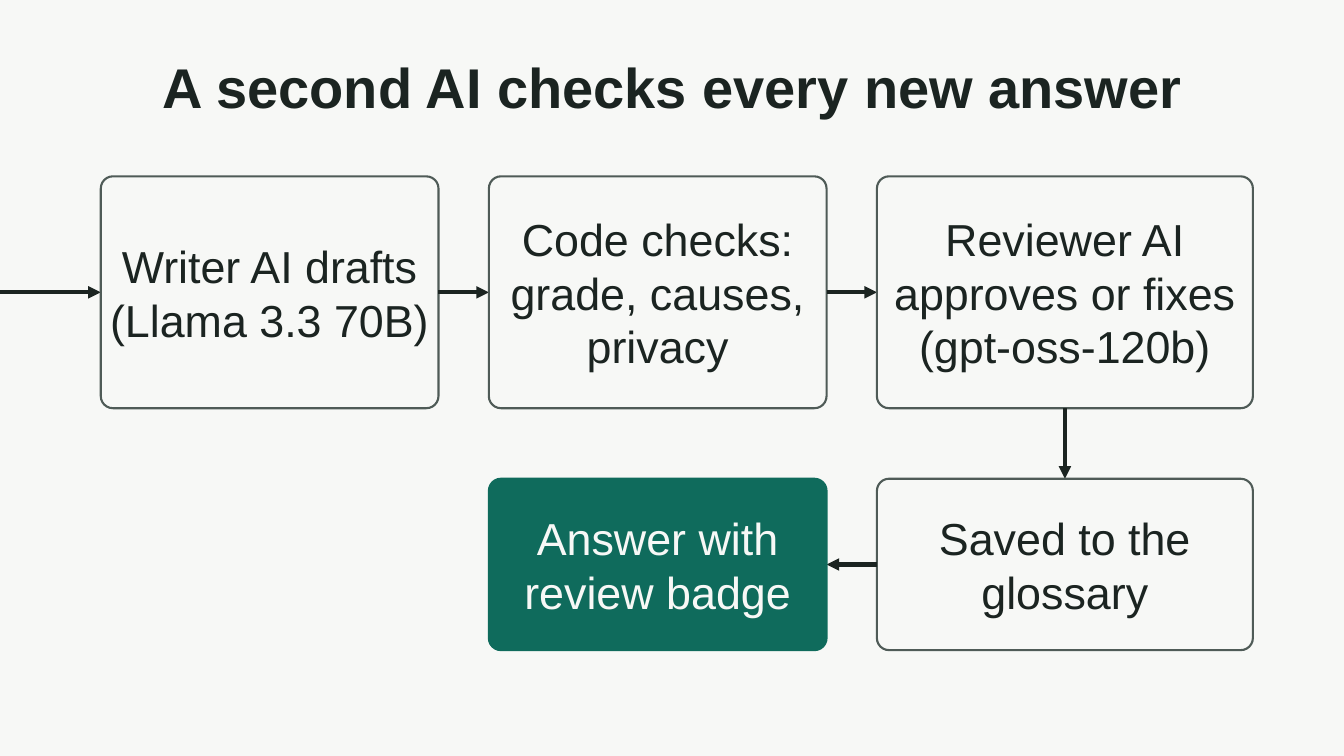
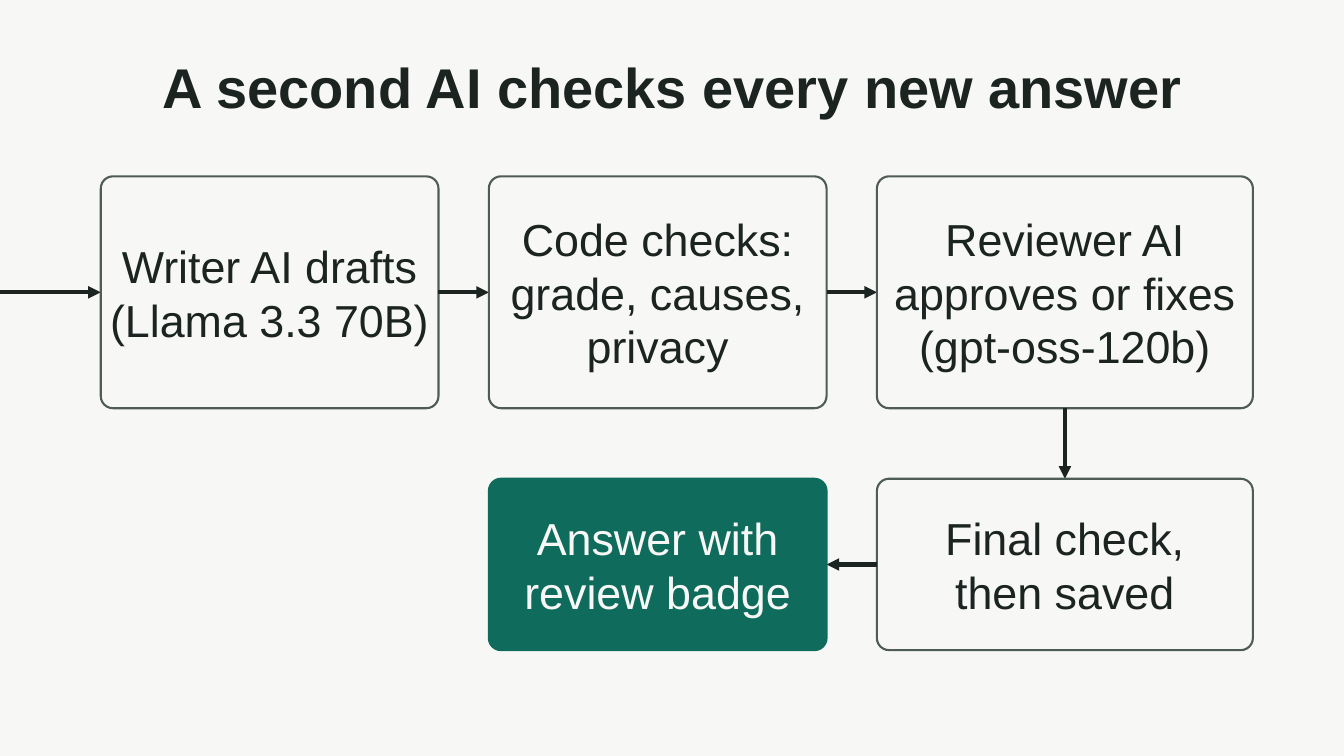
Before and after one commit to kimtastico/Applied-Agentic-Healthcare-Demo, a slide deck: slide 4 of presentation/plainly-deck.pptx. Drawn at 1344x756 pixels with LibreOffice and Linux fonts; fonts in the diff are those of the drawing. Boxes give left, top, right and bottom in pixels: in the first picture for what was removed or moved away, otherwise in the second. Text is boxed around its words. In the diff, an @@ line names an element or a change of style, - is before the commit and + after.

```diff
--- a/presentation/plainly-deck.pptx
+++ b/presentation/plainly-deck.pptx
@@ text in rounded rectangle at [945,522,1184,610]: text changed @@
-Saved to the glossary
+Final check,
+then saved
```
Also in this commit, not shown: 6 other files.
